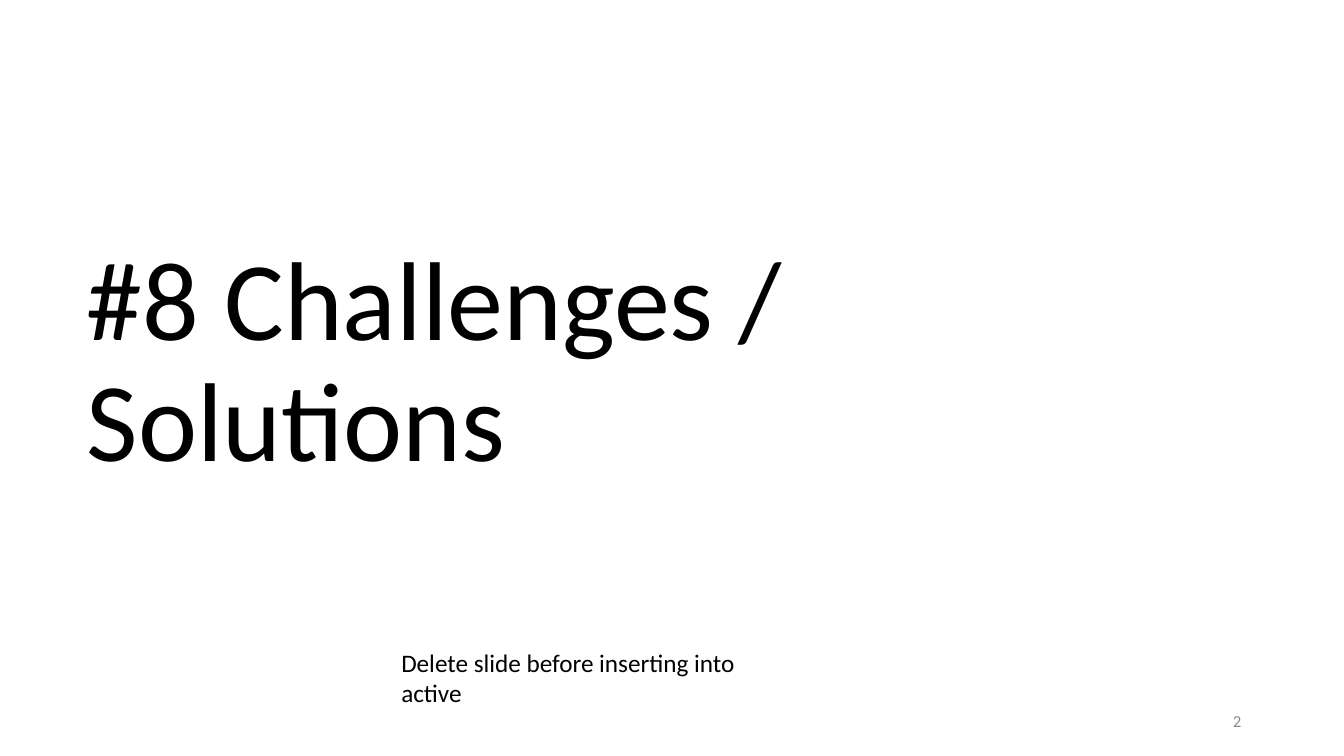
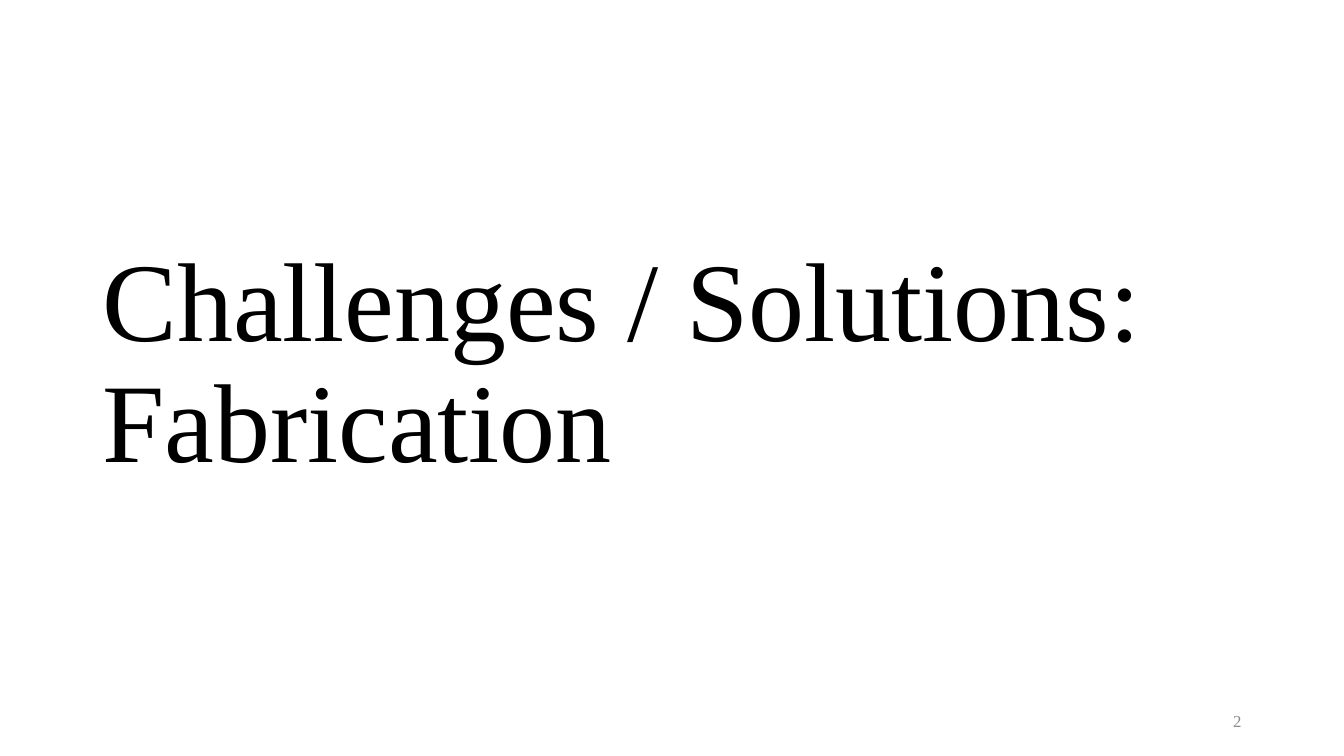
Before and after one commit to psas/electric-feed-system-prototype, a slide deck: slide 2 of Docs/Presentations/Slides/#8 challenges and solutions.pptx. Drawn at 1344x756 pixels with LibreOffice and Linux fonts; fonts in the diff are those of the drawing. Boxes give left, top, right and bottom in pixels: in the first picture for what was removed or moved away, otherwise in the second. Text is boxed around its words. In the diff, an @@ line names an element or a change of style, - is before the commit and + after.

```diff
--- a/Docs/Presentations/Slides/#8 challenges and solutions.pptx
+++ b/Docs/Presentations/Slides/#8 challenges and solutions.pptx
@@ title at box(102, 263, 1140, 463): text changed; font Calibri to Times New Roman @@
-#8 Challenges / Solutions
+Challenges / Solutions:
+Fabrication
@@ text removed at box(401, 654, 734, 702) @@
-Delete slide before inserting into active
```
Also in this commit, not shown: 3 other slides changed, 2 slides added, 1 slide removed, 7 other files.
